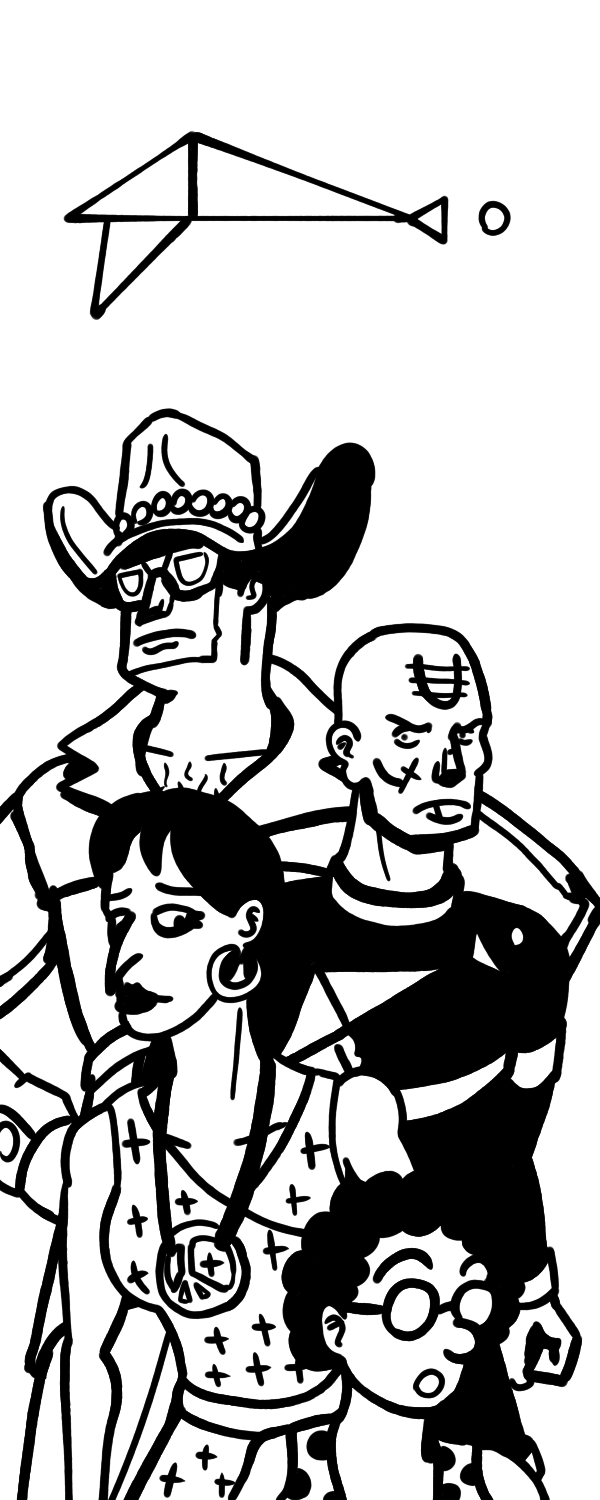
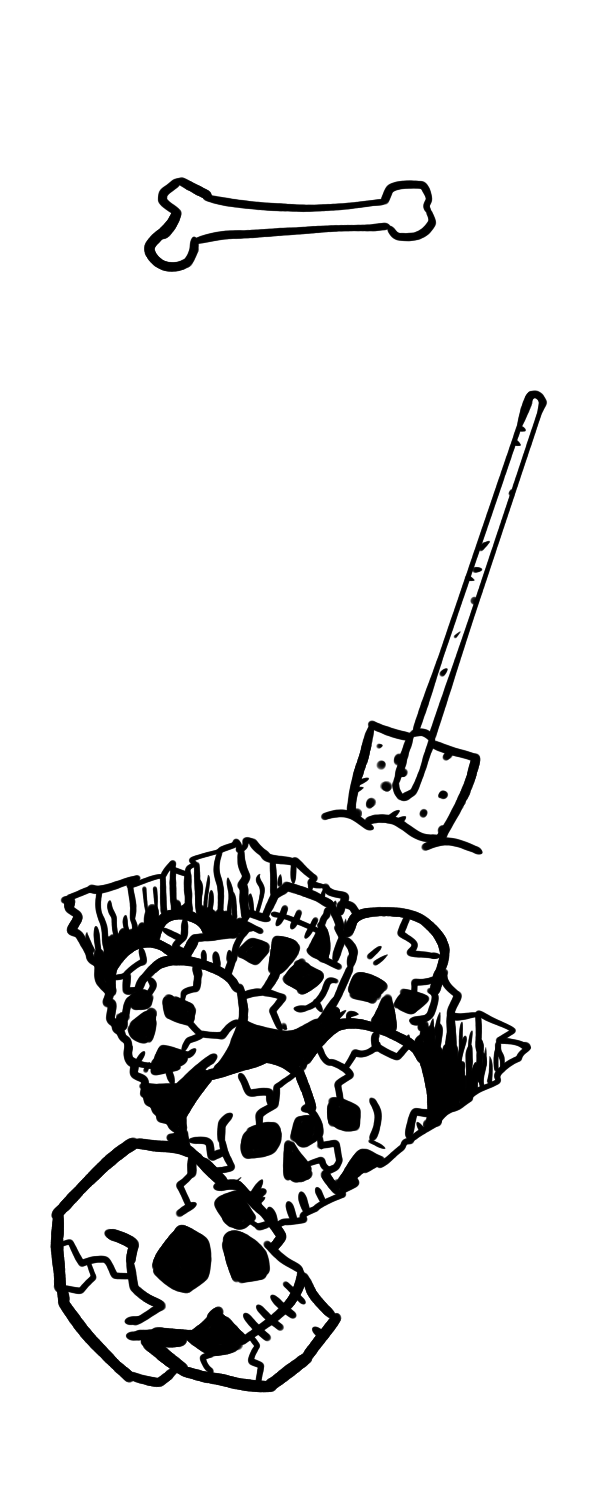
Layer changes from the first 600×1500 image to the second:
hid group "Civs" (38 layers) over [0, 130, 600, 1500]
painted on "Guds" (1st of 13, in "Civs" › "Gun") over [285, 1195, 583, 1500]
painted on "Lines" (2nd of 12, in "Civs" › "Kid") over [171, 1133, 583, 1500]
painted on "Lines" (4th of 12, in "Civs" › "Undead" › "Gun") over [171, 877, 600, 1133]
painted on "Color" (5th of 12, in "Civs" › "Undead") over [43, 621, 600, 1500]
painted on "Lines" (6th of 12, in "Civs" › "Messenger") over [0, 390, 600, 1500]
painted on "Color" (6th of 12, in "Civs" › "Messenger") over [0, 390, 600, 1500]
painted on "Guds" (7th of 13, in "Civs" › "Art") over [0, 446, 600, 1500]
showed group "OOP" (32 layers) over [0, 130, 600, 1500]
added group "Big Skull" with 5 layers in group "OOP" over [0, 1050, 342, 1472]
added layer "Lines 2" (2nd of 4, in "OOP" › "Big Skull") in group "Big Skull" over [0, 1088, 320, 1472]
added layer "Lines" (8th of 12, in "OOP" › "Big Skull") in group "Big Skull" over [22, 1050, 342, 1434]
added layer "Color" (8th of 12, in "OOP" › "Big Skull") in group "Big Skull" over [22, 1050, 342, 1434]
added group "Hole" with 6 layers in group "OOP" over [22, 768, 534, 1306]
added layer "Lines 2" (3rd of 4, in "OOP" › "Hole") in group "Hole" over [64, 832, 448, 1280]
added layer "Lines" (9th of 12, in "OOP" › "Hole") in group "Hole" over [22, 794, 534, 1306]
added layer "Color 2" in group "Hole" over [64, 768, 512, 1152]
added layer "Color" (9th of 12, in "OOP" › "Hole") in group "Hole" over [22, 794, 534, 1306]
added group "Shovel" with 5 layers in group "OOP" over [193, 390, 600, 1500]
added layer "Lines 2" (4th of 4, in "OOP" › "Shovel") in group "Shovel" over [320, 390, 576, 896]
added layer "Lines" (10th of 12, in "OOP" › "Shovel") in group "Shovel" over [193, 390, 577, 903]
added layer "Color" (10th of 12, in "OOP" › "Shovel") in group "Shovel" over [321, 391, 548, 839]
…and 6 more changes (5 added, 1 painted)
